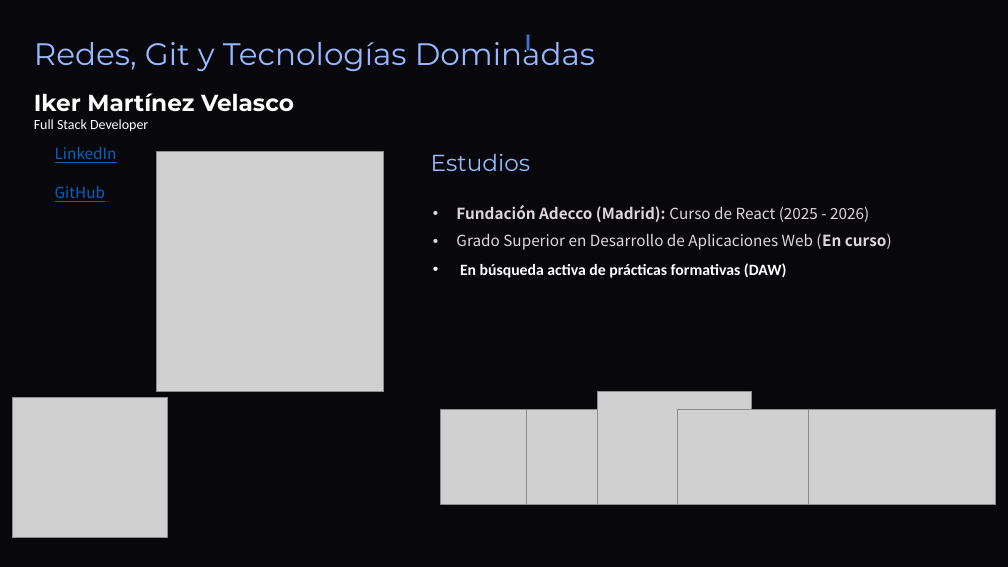
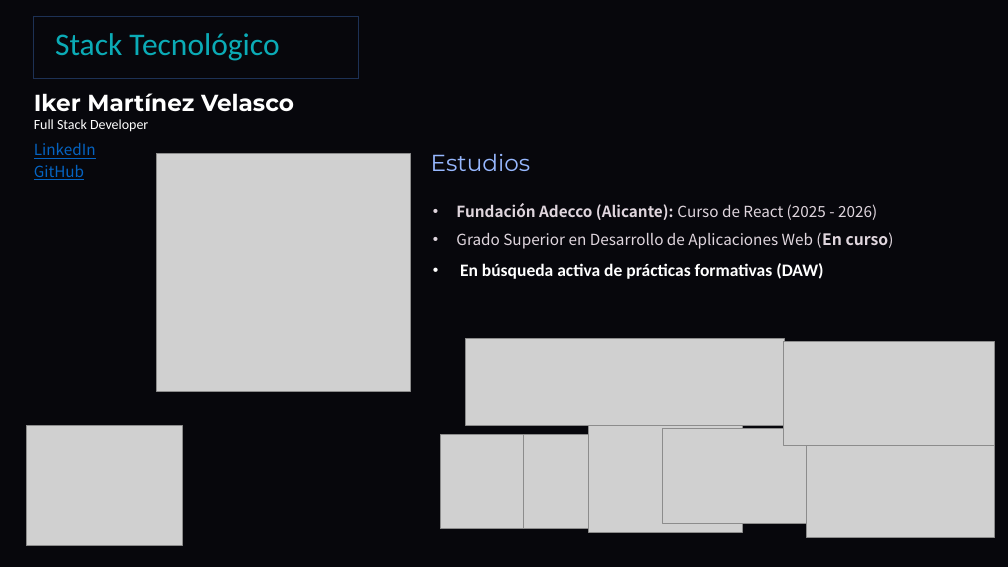
Before and after one commit to DavidCorredorMiguel/proyectogrupo2, a slide deck: slide 5 of Tech-and-Learn-Innovacion-y-Aprendizaje-en-E-commerce (1).pptx. Drawn at 1008x567 pixels with LibreOffice and Linux fonts; fonts in the diff are those of the drawing; grey boxes stand for pictures; background and template pictures are left out. Boxes give left, top, right and bottom in pixels: in the first picture for what was removed or moved away, otherwise in the second. Text is boxed around its words. In the diff, an @@ line names an element or a change of style, - is before the commit and + after.

Commit message:
presentacion

```diff
--- a/Tech-and-Learn-Innovacion-y-Aprendizaje-en-E-commerce (1).pptx
+++ b/Tech-and-Learn-Innovacion-y-Aprendizaje-en-E-commerce (1).pptx
@@ rectangle added at box(34, 17, 358, 79), outline #1E3256 1 pt @@
@@ text at box(55, 33, 279, 61): text changed; size 35.5 to 36 pt; font Montserrat to Calibri; text colour #97B8FF to #0BABB6 @@
-Redes, Git y Tecnologías Dominadas
+Stack Tecnológico
@@ rectangle removed at box(527, 35, 530, 51) @@
@@ text "LinkedIn": place and size @@
-text "LinkedIn" at box(55, 147, 117, 163)
+text "LinkedIn" at box(34, 143, 96, 159)
@@ text "GitHub": place and size @@
-text "GitHub" at box(55, 186, 105, 202)
+text "GitHub" at box(34, 165, 84, 180)
@@ picture: place and size @@
-picture at box(156, 151, 383, 392)
+picture at box(156, 153, 410, 391)
@@ text at box(456, 203, 877, 220): text changed @@
-• Fundación Adecco (Madrid): Curso de React (2025 - 2026)
+• Fundación Adecco (Alicante): Curso de React (2025 - 2026)
@@ text at box(456, 233, 889, 279): size 17.5 to 18 pt in "(En curso)"; size 18 to 20 pt in "En búsqueda activa de prácticas formativas (DAW)" @@
@@ picture added at box(466, 338, 784, 426) @@
@@ picture added at box(784, 341, 994, 445) @@
@@ picture: place and size @@
-picture at box(598, 391, 752, 504)
+picture at box(588, 419, 742, 532)
@@ picture: place and size @@
-picture at box(12, 398, 168, 537)
+picture at box(26, 426, 182, 546)
@@ picture: place and size @@
-picture at box(440, 410, 570, 504)
+picture at box(440, 434, 570, 529)
@@ picture: place and size @@
-picture at box(527, 410, 656, 504)
+picture at box(524, 434, 653, 529)
@@ picture: place and size @@
-picture at box(677, 410, 857, 504)
+picture at box(662, 428, 842, 523)
@@ picture: place and size @@
-picture at box(808, 410, 996, 504)
+picture at box(806, 443, 994, 537)
```
Also in this commit, not shown: 1 other slide changed, 1 slide added.
